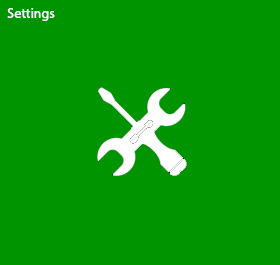
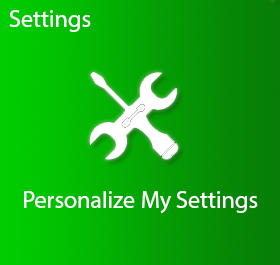
Before/after of a 280 × 265 layered artwork. What changed in the layer stack:
painted on "Settings" over [7, 8, 91, 32]
added layer "Personalize My Settings" above "Layer 1" over [24, 191, 258, 214]
painted on "Layer 1" over [0, 0, 280, 265]
renamed "Background" to "Layer 2", painted on it over [0, 0, 280, 265]
